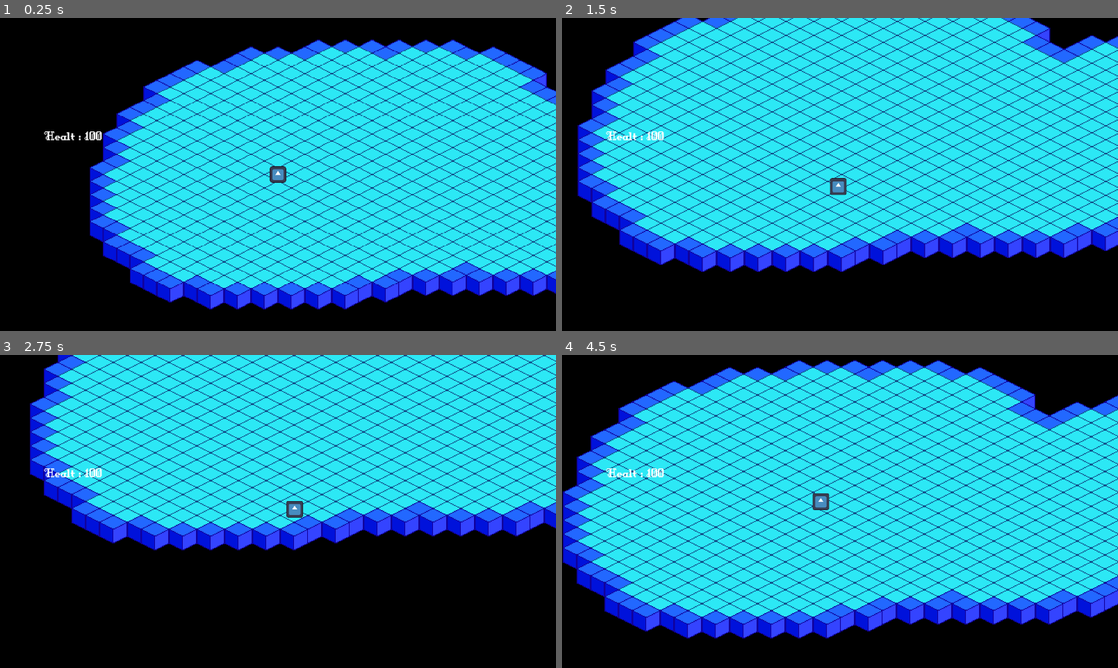
Above: before the commit, frames 1-4 (two rows, left to right).
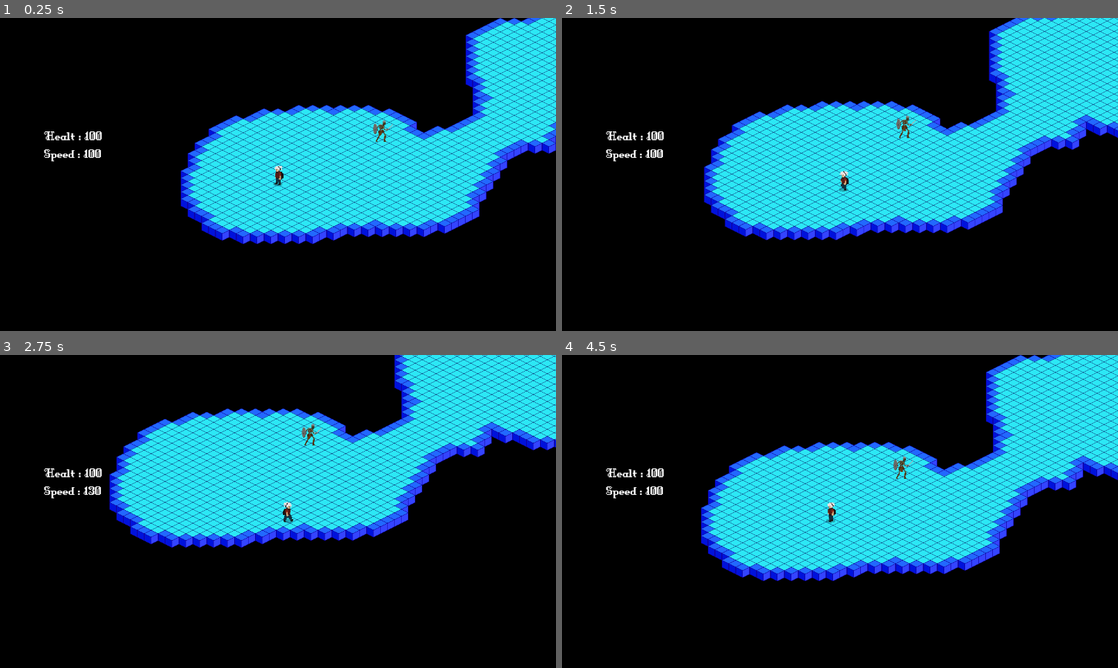
Above: after the commit, the same moments.

Repository: The-Sleety/GodotIsometricDemo
Game: Godot game, scene res://Scenes/world_test.tscn
Two runs of this game, one before a commit and one after it. Both use one fixed random seed, a clock stepped at 60 frames per second and the inputs below. The engine's default icon, where the game draws it, is replaced by a stand-in: a white triangle on a blue panel in a dark square.
Inputs (mouse positions are in pixels of both pictures, inside the frame that each line leads up to):
- Up to frame 1 (0.25 s): no input
- Up to frame 2 (1.5 s): move the mouse to (962, 158) at 0.52 s; hold Right (right) 0.53-1.28 s; hold Shift (run, bound only after the commit) 0.53-1.28 s; click (962, 158) at 0.67 s; move the mouse to (728, 190) at 1.27 s; hold Down (down) from 1.28 s (still down); tap Shift (run, bound only after the commit) at 1.35 s
- Up to frame 3 (2.75 s): move the mouse to (333, 442) at 2.02 s; release Down (down) at 2.03 s; hold Right (right) from 2.03 s (still down); hold Shift (run, bound only after the commit) from 2.03 s (still down)
- Up to frame 4 (4.5 s): move the mouse to (812, 574) at 2.77 s; release Right (right) at 2.78 s; release Shift (run, bound only after the commit) at 2.78 s; hold Up (ui_up) 2.78-3.53 s; tap Shift (run, bound only after the commit) at 2.85, 4.35 s; click (812, 574) at 2.92 s; move the mouse to (1006, 558) at 3.52 s; hold Shift (run, bound only after the commit) 3.53-4.28 s; hold Left (left) from 3.53 s (still down); move the mouse to (673, 464) at 4.27 s

The runs differ from the first frame. In frame 1, 52% of the frame differs, in the area x 7-100%, y 0-94%; in frame 2, 56%; in frame 3, 39%; in frame 4, 65%, in the area x 0-100%, y 0-91%.

Commit message:
player animation sprites and some removed code

Diff:
--- a/Scenes/Player.tscn
+++ b/Scenes/Player.tscn
@@ -1,25 +1,200 @@
-[gd_scene load_steps=5 format=3 uid="uid://lf4l0mdihsso"]
+[gd_scene load_steps=9 format=3 uid="uid://lf4l0mdihsso"]
 
 [ext_resource type="Script" path="res://Scripts/Player.gd" id="1_e55tr"]
-[ext_resource type="Texture2D" uid="uid://b85noi361il05" path="res://icon.svg" id="2_g8pab"]
-[ext_resource type="Script" path="res://Scripts/Camera2D.gd" id="3_3iq0a"]
+[ext_resource type="Texture2D" uid="uid://dqv11gu57ws4e" path="res://Assets/Player/_side idle.png" id="2_lxhyq"]
+[ext_resource type="Texture2D" uid="uid://cnddoxvttlwsp" path="res://Assets/Player/_side walk.png" id="4_jyvry"]
 
 [sub_resource type="RectangleShape2D" id="RectangleShape2D_0kvdi"]
-size = Vector2(133.333, 33.3333)
-
-[node name="Player" type="CharacterBody2D"]
+size = Vector2(9.33333, 5.33332)
+
+[sub_resource type="Animation" id="Animation_hmtxf"]
+length = 0.001
+tracks/0/type = "value"
+tracks/0/imported = false
+tracks/0/enabled = true
+tracks/0/path = NodePath("Sprite2D:texture")
+tracks/0/interp = 1
+tracks/0/loop_wrap = true
+tracks/0/keys = {
+"times": PackedFloat32Array(0),
+"transitions": PackedFloat32Array(1),
+"update": 1,
+"values": [ExtResource("2_lxhyq")]
+}
+tracks/1/type = "value"
+tracks/1/imported = false
+tracks/1/enabled = true
+tracks/1/path = NodePath("Sprite2D:hframes")
+tracks/1/interp = 1
+tracks/1/loop_wrap = true
+tracks/1/keys = {
+"times": PackedFloat32Array(0),
+"transitions": PackedFloat32Array(1),
+"update": 1,
+"values": [4]
+}
+tracks/2/type = "value"
+tracks/2/imported = false
+tracks/2/enabled = true
+tracks/2/path = NodePath("Sprite2D:vframes")
+tracks/2/interp = 1
+tracks/2/loop_wrap = true
+tracks/2/keys = {
+"times": PackedFloat32Array(0),
+"transitions": PackedFloat32Array(1),
+"update": 1,
+"values": [2]
+}
+tracks/3/type = "value"
+tracks/3/imported = false
+tracks/3/enabled = true
+tracks/3/path = NodePath("Sprite2D:frame")
+tracks/3/interp = 1
+tracks/3/loop_wrap = true
+tracks/3/keys = {
+"times": PackedFloat32Array(0),
+"transitions": PackedFloat32Array(1),
+"update": 1,
+"values": [0]
+}
+
+[sub_resource type="Animation" id="Animation_3fwax"]
+resource_name = "idle"
+length = 0.65
+loop_mode = 1
+step = 0.166667
+tracks/0/type = "value"
+tracks/0/imported = false
+tracks/0/enabled = true
+tracks/0/path = NodePath("Sprite2D:texture")
+tracks/0/interp = 1
+tracks/0/loop_wrap = true
+tracks/0/keys = {
+"times": PackedFloat32Array(0),
+"transitions": PackedFloat32Array(1),
+"update": 1,
+"values": [ExtResource("2_lxhyq")]
+}
+tracks/1/type = "value"
+tracks/1/imported = false
+tracks/1/enabled = true
+tracks/1/path = NodePath("Sprite2D:hframes")
+tracks/1/interp = 1
+tracks/1/loop_wrap = true
+tracks/1/keys = {
+"times": PackedFloat32Array(0),
+"transitions": PackedFloat32Array(1),
+"update": 1,
+"values": [4]
+}
+tracks/2/type = "value"
+tracks/2/imported = false
+tracks/2/enabled = true
+tracks/2/path = NodePath("Sprite2D:vframes")
+tracks/2/interp = 1
+tracks/2/loop_wrap = true
+tracks/2/keys = {
+"times": PackedFloat32Array(0),
+"transitions": PackedFloat32Array(1),
+"update": 1,
+"values": [2]
+}
+tracks/3/type = "value"
+tracks/3/imported = false
+tracks/3/enabled = true
+tracks/3/path = NodePath("Sprite2D:frame")
+tracks/3/interp = 1
+tracks/3/loop_wrap = true
+tracks/3/keys = {
+"times": PackedFloat32Array(0, 0.2, 0.4, 0.6),
+"transitions": PackedFloat32Array(1, 1, 1, 1),
+"update": 1,
+"values": [0, 1, 2, 3]
+}
+
+[sub_resource type="Animation" id="Animation_pg5jk"]
+resource_name = "walk"
+tracks/0/type = "value"
+tracks/0/imported = false
+tracks/0/enabled = true
+tracks/0/path = NodePath("Sprite2D:texture")
+tracks/0/interp = 1
+tracks/0/loop_wrap = true
+tracks/0/keys = {
+"times": PackedFloat32Array(0),
+"transitions": PackedFloat32Array(1),
+"update": 1,
+"values": [ExtResource("4_jyvry")]
+}
+tracks/1/type = "value"
+tracks/1/imported = false
+tracks/1/enabled = true
+tracks/1/path = NodePath("Sprite2D:hframes")
+tracks/1/interp = 1
+tracks/1/loop_wrap = true
+tracks/1/keys = {
+"times": PackedFloat32Array(0),
+"transitions": PackedFloat32Array(1),
+"update": 1,
+"values": [4]
+}
+tracks/2/type = "value"
+tracks/2/imported = false
+tracks/2/enabled = true
+tracks/2/path = NodePath("Sprite2D:vframes")
+tracks/2/interp = 1
+tracks/2/loop_wrap = true
+tracks/2/keys = {
+"times": PackedFloat32Array(0),
+"transitions": PackedFloat32Array(1),
+"update": 1,
+"values": [2]
+}
+tracks/3/type = "value"
+tracks/3/imported = false
+tracks/3/enabled = true
+tracks/3/path = NodePath("Sprite2D:frame")
+tracks/3/interp = 1
+tracks/3/loop_wrap = true
+tracks/3/keys = {
+"times": PackedFloat32Array(0, 0.2, 0.4, 0.6, 0.8, 0.9),
+"transitions": PackedFloat32Array(1, 1, 1, 1, 1, 1),
+"update": 1,
+"values": [0, 1, 2, 3, 4, 5]
+}
+
+[sub_resource type="AnimationLibrary" id="AnimationLibrary_6jqgk"]
+_data = {
+"RESET": SubResource("Animation_hmtxf"),
+"idle": SubResource("Animation_3fwax"),
+"walk": SubResource("Animation_pg5jk")
+}
+
+[node name="Player" type="CharacterBody2D" groups=["Player"]]
 z_index = 1
 y_sort_enabled = true
-scale = Vector2(0.15, 0.15)
+scale = Vector2(1.5, 1.5)
+collision_layer = 3
 script = ExtResource("1_e55tr")
+runSpeed = 130
 
 [node name="Sprite2D" type="Sprite2D" parent="."]
-texture = ExtResource("2_g8pab")
+texture = ExtResource("2_lxhyq")
+hframes = 4
+vframes = 2
 
 [node name="CollisionShape2D" type="CollisionShape2D" parent="."]
-position = Vector2(-1.98682e-07, 50)
+position = Vector2(0.666667, 14)
 shape = SubResource("RectangleShape2D_0kvdi")
 
 [node name="Camera2D" type="Camera2D" parent="."]
 position_smoothing_enabled = true
-script = ExtResource("3_3iq0a")
+
+[node name="CooldownTimer" type="Timer" parent="."]
+
+[node name="AnimationPlayer" type="AnimationPlayer" parent="."]
+libraries = {
+"": SubResource("AnimationLibrary_6jqgk")
+}
+
+[connection signal="timeout" from="CooldownTimer" to="." method="_on_cooldown_timer_timeout"]
--- /dev/null
+++ b/Scenes/cspookyscaryskeleton.tscn
@@ -0,0 +1,275 @@
+[gd_scene load_steps=40 format=3 uid="uid://32p8gmqr53g1"]
+
+[ext_resource type="Script" path="res://Scenes/skeleton.gd" id="1_1g2mp"]
+[ext_resource type="Texture2D" uid="uid://bbonuyc1yq4p1" path="res://Assets/skeleton/Idle.png" id="1_e5mqo"]
+[ext_resource type="Texture2D" uid="uid://dhg6ln6g7gily" path="res://Assets/skeleton/Attack.png" id="1_t2707"]
+[ext_resource type="Texture2D" uid="uid://dgfwlin2fo3s6" path="res://Assets/skeleton/Shield.png" id="2_hj7v6"]
+[ext_resource type="Texture2D" uid="uid://b3jimuln7tsrj" path="res://Assets/skeleton/Death.png" id="3_piqor"]
+[ext_resource type="Texture2D" uid="uid://baho6nnrqj2gc" path="res://Assets/skeleton/Take Hit.png" id="4_jvgj5"]
+[ext_resource type="Texture2D" uid="uid://dqbdmod8afauj" path="res://Assets/skeleton/Walk.png" id="7_vt3c7"]
+
+[sub_resource type="AtlasTexture" id="AtlasTexture_grx3r"]
+atlas = ExtResource("1_t2707")
+region = Rect2(0, 0, 150, 150)
+
+[sub_resource type="AtlasTexture" id="AtlasTexture_1hfv5"]
+atlas = ExtResource("1_t2707")
+region = Rect2(150, 0, 150, 150)
+
+[sub_resource type="AtlasTexture" id="AtlasTexture_acb44"]
+atlas = ExtResource("1_t2707")
+region = Rect2(300, 0, 150, 150)
+
+[sub_resource type="AtlasTexture" id="AtlasTexture_nwyrr"]
+atlas = ExtResource("1_t2707")
+region = Rect2(450, 0, 150, 150)
+
+[sub_resource type="AtlasTexture" id="AtlasTexture_74y7t"]
+atlas = ExtResource("1_t2707")
+region = Rect2(600, 0, 150, 150)
+
+[sub_resource type="AtlasTexture" id="AtlasTexture_p6jth"]
+atlas = ExtResource("1_t2707")
+region = Rect2(750, 0, 150, 150)
+
+[sub_resource type="AtlasTexture" id="AtlasTexture_mv1hd"]
+atlas = ExtResource("1_t2707")
+region = Rect2(900, 0, 150, 150)
+
+[sub_resource type="AtlasTexture" id="AtlasTexture_b47ut"]
+atlas = ExtResource("1_t2707")
+region = Rect2(1050, 0, 150, 150)
+
+[sub_resource type="AtlasTexture" id="AtlasTexture_41vh6"]
+atlas = ExtResource("2_hj7v6")
+region = Rect2(0, 0, 150, 150)
+
+[sub_resource type="AtlasTexture" id="AtlasTexture_ry5it"]
+atlas = ExtResource("2_hj7v6")
+region = Rect2(150, 0, 150, 150)
+
+[sub_resource type="AtlasTexture" id="AtlasTexture_8engr"]
+atlas = ExtResource("2_hj7v6")
+region = Rect2(300, 0, 150, 150)
+
+[sub_resource type="AtlasTexture" id="AtlasTexture_s2dn1"]
+atlas = ExtResource("2_hj7v6")
+region = Rect2(450, 0, 150, 150)
+
+[sub_resource type="AtlasTexture" id="AtlasTexture_kj0gw"]
+atlas = ExtResource("3_piqor")
+region = Rect2(0, 0, 150, 150)
+
+[sub_resource type="AtlasTexture" id="AtlasTexture_vbobh"]
+atlas = ExtResource("3_piqor")
+region = Rect2(150, 0, 150, 150)
+
+[sub_resource type="AtlasTexture" id="AtlasTexture_a1evu"]
+atlas = ExtResource("3_piqor")
+region = Rect2(300, 0, 150, 150)
+
+[sub_resource type="AtlasTexture" id="AtlasTexture_ttmde"]
+atlas = ExtResource("3_piqor")
+region = Rect2(450, 0, 150, 150)
+
+[sub_resource type="AtlasTexture" id="AtlasTexture_d130l"]
+atlas = ExtResource("4_jvgj5")
+region = Rect2(0, 0, 150, 150)
+
+[sub_resource type="AtlasTexture" id="AtlasTexture_wk7ds"]
+atlas = ExtResource("4_jvgj5")
+region = Rect2(150, 0, 150, 150)
+
+[sub_resource type="AtlasTexture" id="AtlasTexture_xgp4d"]
+atlas = ExtResource("4_jvgj5")
+region = Rect2(300, 0, 150, 150)
+
+[sub_resource type="AtlasTexture" id="AtlasTexture_e4eui"]
+atlas = ExtResource("4_jvgj5")
+region = Rect2(450, 0, 150, 150)
+
+[sub_resource type="AtlasTexture" id="AtlasTexture_w0j31"]
+atlas = ExtResource("1_e5mqo")
+region = Rect2(0, 0, 150, 150)
+
+[sub_resource type="AtlasTexture" id="AtlasTexture_vt4qt"]
+atlas = ExtResource("1_e5mqo")
+region = Rect2(150, 0, 150, 150)
+
+[sub_resource type="AtlasTexture" id="AtlasTexture_ko0vm"]
+atlas = ExtResource("1_e5mqo")
+region = Rect2(300, 0, 150, 150)
+
+[sub_resource type="AtlasTexture" id="AtlasTexture_me372"]
+atlas = ExtResource("1_e5mqo")
+region = Rect2(450, 0, 150, 150)
+
+[sub_resource type="AtlasTexture" id="AtlasTexture_7acvs"]
+atlas = ExtResource("7_vt3c7")
+region = Rect2(0, 0, 150, 150)
+
+[sub_resource type="AtlasTexture" id="AtlasTexture_fh83l"]
+atlas = ExtResource("7_vt3c7")
+region = Rect2(150, 0, 150, 150)
+
+[sub_resource type="AtlasTexture" id="AtlasTexture_kp3g6"]
+atlas = ExtResource("7_vt3c7")
+region = Rect2(300, 0, 150, 150)
+
+[sub_resource type="AtlasTexture" id="AtlasTexture_x6c5p"]
+atlas = ExtResource("7_vt3c7")
+region = Rect2(450, 0, 150, 150)
+
+[sub_resource type="SpriteFrames" id="SpriteFrames_6bi6f"]
+animations = [{
+"frames": [{
+"duration": 1.0,
+"texture": SubResource("AtlasTexture_grx3r")
+}, {
+"duration": 1.0,
+"texture": SubResource("AtlasTexture_1hfv5")
+}, {
+"duration": 1.0,
+"texture": SubResource("AtlasTexture_acb44")
+}, {
+"duration": 1.0,
+"texture": SubResource("AtlasTexture_nwyrr")
+}, {
+"duration": 1.0,
+"texture": SubResource("AtlasTexture_74y7t")
+}, {
+"duration": 1.0,
+"texture": SubResource("AtlasTexture_p6jth")
+}, {
+"duration": 1.0,
+"texture": SubResource("AtlasTexture_mv1hd")
+}, {
+"duration": 1.0,
+"texture": SubResource("AtlasTexture_b47ut")
+}],
+"loop": true,
+"name": &"Attack",
+"speed": 10.0
+}, {
+"frames": [{
+"duration": 1.0,
+"texture": SubResource("AtlasTexture_41vh6")
+}, {
+"duration": 1.0,
+"texture": SubResource("AtlasTexture_ry5it")
+}, {
+"duration": 1.0,
+"texture": SubResource("AtlasTexture_8engr")
+}, {
+"duration": 1.0,
+"texture": SubResource("AtlasTexture_s2dn1")
+}],
+"loop": true,
+"name": &"Block",
+"speed": 5.0
+}, {
+"frames": [{
+"duration": 1.0,
+"texture": SubResource("AtlasTexture_kj0gw")
+}, {
+"duration": 1.0,
+"texture": SubResource("AtlasTexture_vbobh")
+}, {
+"duration": 1.0,
+"texture": SubResource("AtlasTexture_a1evu")
+}, {
+"duration": 1.0,
+"texture": SubResource("AtlasTexture_ttmde")
+}],
+"loop": true,
+"name": &"Death",
+"speed": 6.0
+}, {
+"frames": [{
+"duration": 1.0,
+"texture": SubResource("AtlasTexture_d130l")
+}, {
+"duration": 1.0,
+"texture": SubResource("AtlasTexture_wk7ds")
+}, {
+"duration": 1.0,
+"texture": SubResource("AtlasTexture_xgp4d")
+}, {
+"duration": 1.0,
+"texture": SubResource("AtlasTexture_e4eui")
+}],
+"loop": true,
+"name": &"TakeHit",
+"speed": 6.0
+}, {
+"frames": [{
+"duration": 1.0,
+"texture": SubResource("AtlasTexture_w0j31")
+}, {
+"duration": 1.0,
+"texture": SubResource("AtlasTexture_vt4qt")
+}, {
+"duration": 1.0,
+"texture": SubResource("AtlasTexture_ko0vm")
+}, {
+"duration": 1.0,
+"texture": SubResource("AtlasTexture_me372")
+}],
+"loop": true,
+"name": &"idle",
+"speed": 8.0
+}, {
+"frames": [{
+"duration": 1.0,
+"texture": SubResource("AtlasTexture_7acvs")
+}, {
+"duration": 1.0,
+"texture": SubResource("AtlasTexture_fh83l")
+}, {
+"duration": 1.0,
+"texture": SubResource("AtlasTexture_kp3g6")
+}, {
+"duration": 1.0,
+"texture": SubResource("AtlasTexture_x6c5p")
+}],
+"loop": true,
+"name": &"walk",
+"speed": 6.0
+}]
+
+[sub_resource type="CircleShape2D" id="CircleShape2D_yoa2j"]
+radius = 106.005
+
+[sub_resource type="CircleShape2D" id="CircleShape2D_f67r4"]
+
+[sub_resource type="CircleShape2D" id="CircleShape2D_hhexq"]
+radius = 19.0
+
+[node name="SpookyScarySkeleton" type="CharacterBody2D" groups=["Enemy"]]
+collision_layer = 2
+collision_mask = 2
+script = ExtResource("1_1g2mp")
+
+[node name="Animated Sprite" type="AnimatedSprite2D" parent="."]
+sprite_frames = SubResource("SpriteFrames_6bi6f")
+animation = &"idle"
+frame_progress = 0.808706
+
+[node name="DetectionArea" type="Area2D" parent="."]
+
+[node name="CollisionShape2D" type="CollisionShape2D" parent="DetectionArea"]
+shape = SubResource("CircleShape2D_yoa2j")
+
+[node name="CollisionShape2D" type="CollisionShape2D" parent="."]
+position = Vector2(4, 17)
+shape = SubResource("CircleShape2D_f67r4")
+
+[node name="hitbox" type="Area2D" parent="."]
+
+[node name="CollisionShape2D2" type="CollisionShape2D" parent="hitbox"]
+position = Vector2(5, 2)
+shape = SubResource("CircleShape2D_hhexq")
+
+[connection signal="body_entered" from="DetectionArea" to="." method="_on_detection_area_body_entered"]
+[connection signal="body_exited" from="DetectionArea" to="." method="_on_detection_area_body_exited"]
+[connection signal="area_entered" from="hitbox" to="." method="_on_hitbox_area_entered"]
--- /dev/null
+++ b/Scenes/skeleton.gd
@@ -0,0 +1,48 @@
+extends CharacterBody2D
+
+@onready var anim = $"Animated Sprite"
+
+
+
+@export var speed : float = 50
+@export var health = 100
+var damage = 10
+
+var dead = false
+var player_in_area = false
+var player
+
+func _ready():
+	dead = false
+
+func _physics_process(delta):
+	if !dead:
+		$DetectionArea/CollisionShape2D.disabled = false
+		if player_in_area:
+			position += (player.position - position) / speed
+			anim.play("walk")
+			if (player.position.x - position.x) < 0:
+				anim.flip_h = true
+			else:
+				anim.flip_h = false
+		else:
+			anim.play("idle")
+
+
+	if dead:
+		$DetectionArea/CollisionShape2D.disabled = true
+
+func _on_detection_area_body_entered(body):
+	if body.is_in_group("Player"):
+		player_in_area = true
+		player = body
+
+
+func _on_detection_area_body_exited(body):
+	if body.is_in_group("Player"):
+		player_in_area = false
+		player = body
+
+
+func _on_hitbox_area_entered(area):
+	pass # Replace with function body.
--- a/Scenes/world_test.tscn
+++ b/Scenes/world_test.tscn
@@ -1,9 +1,10 @@
-[gd_scene load_steps=7 format=3 uid="uid://cfg64b7smyyhn"]
+[gd_scene load_steps=8 format=3 uid="uid://cfg64b7smyyhn"]
 
 [ext_resource type="FontFile" uid="uid://dejs38nj1b5eg" path="res://Assets/DungeonFont.ttf" id="1_jho5m"]
 [ext_resource type="Texture2D" uid="uid://cv1i1l4peyl88" path="res://Assets/Isometric-SpriteSheet.png" id="1_yvnvq"]
 [ext_resource type="Script" path="res://Scripts/TileMap.gd" id="2_8w8ck"]
 [ext_resource type="PackedScene" uid="uid://lf4l0mdihsso" path="res://Scenes/Player.tscn" id="2_myhhu"]
+[ext_resource type="PackedScene" uid="uid://32p8gmqr53g1" path="res://Scenes/cspookyscaryskeleton.tscn" id="5_4loeh"]
 
 [sub_resource type="TileSetAtlasSource" id="TileSetAtlasSource_51d0r"]
 texture = ExtResource("1_yvnvq")
@@ -44,6 +45,15 @@
 theme_override_font_sizes/font_size = 33
 text = "Health : "
 
+[node name="Speed" type="Label" parent="CanvasLayer"]
+offset_left = 101.0
+offset_top = 297.0
+offset_right = 210.0
+offset_bottom = 331.0
+theme_override_fonts/font = ExtResource("1_jho5m")
+theme_override_font_sizes/font_size = 33
+text = "sPEED : "
+
 [node name="TileMap" type="TileMap" parent="."]
 y_sort_enabled = true
 tile_set = SubResource("TileSet_15avu")
@@ -59,3 +69,6 @@
 script = ExtResource("2_8w8ck")
 
 [node name="Player" parent="." instance=ExtResource("2_myhhu")]
+
+[node name="CharacterBody2D" parent="." instance=ExtResource("5_4loeh")]
+position = Vector2(234, -101)
--- a/Scripts/Player.gd
+++ b/Scripts/Player.gd
@@ -4,59 +4,62 @@
 
 @export_category("Texts and onreadies")
 @onready var healtText = $"../CanvasLayer/Healt"
+@onready var cooldown_timer = $CooldownTimer
+@onready var anim = $AnimationPlayer
+@onready var player_sprite = $Sprite2D
+@onready var speedText = $"../CanvasLayer/Speed"
+
 
 @export_category("Movement")
 @export var speed = 100
+@export var runSpeed = 120
 @export var acceleration = 2000
 @export var friction = 450
 
 @export_category("Stats")
-@export var healt = 100
-@export var protection = 0
-@export var baseDamage = 0
+@export var healt : int = 100
+@export var protection : float = 0
+@export var baseDamage  : int = 0
 var is_dead = false
 var can_move = true
+var is_running : bool = true
 
 var input = Vector2.ZERO
 
+func _ready():
+	anim.play("idle")
+
 func _process(delta):
 	healtText.text = "Healt : " + str(healt)
+	speedText.text = "Speed : " + str(speed)
+
 
 func _physics_process(delta):
-	player_movement(delta)
-
-func cartesian_to_isometric(cartesian):
-	var screen_pos = Vector2()
-	screen_pos.x = cartesian.x - cartesian.y
-	screen_pos.y = (cartesian.x + cartesian.y) /2
-	return screen_pos
+	get_input()
 
 func get_input():
-	input.x = int(Input.is_action_pressed("right")) - int(Input.is_action_pressed("left"))
-	input.y = int(Input.is_action_pressed("down")) - int(Input.is_action_pressed("up"))
-	return input.normalized()
-
-
-func player_movement(delta):
-	input = get_input()
-	if input == Vector2.ZERO:
-		if velocity.length() > (friction * delta):
-			velocity -= velocity.normalized() * (friction * delta)
-		else:
-			velocity = Vector2.ZERO
+	var input_direction = Input.get_vector("left", "right", "up", "down")
+	velocity = input_direction * speed
+	if Input.is_action_pressed("run"):
+		is_running = true
+		speed = runSpeed
 	else:
-		#velocity += (input * acceleration * delta)
-		velocity = velocity.limit_length(speed)
-
-		velocity += cartesian_to_isometric(input * acceleration * delta)
+		speed = 100
+	if input_direction.x == -1:
+		anim.play("walk")
+		player_sprite.flip_h = false
+	if input_direction.x == 1:
+		anim.play("walk")
+		player_sprite.flip_h = true
+	if input_direction.y == -1:
+		anim.play("walk")
+		player_sprite.flip_h = true
+	if input_direction.y == 1:
+		anim.play("walk")
+		player_sprite.flip_h = false
 	move_and_slide()
 
 
-func GetDamaged():
-	if healt != 0:
-		healt -= 5
-	if healt == 0:
-		die()
 
 func die():
 	queue_free()
--- a/project.godot
+++ b/project.godot
@@ -20,6 +20,10 @@
 
 window/size/viewport_width=1280
 window/size/viewport_height=720
+
+[dotnet]
+
+project/assembly_name="IsometricDemo"
 
 [input]
 
@@ -47,6 +51,11 @@
 , Object(InputEventKey,"resource_local_to_scene":false,"resource_name":"","device":-1,"window_id":0,"alt_pressed":false,"shift_pressed":false,"ctrl_pressed":false,"meta_pressed":false,"pressed":false,"keycode":0,"physical_keycode":83,"key_label":0,"unicode":115,"echo":false,"script":null)
 ]
 }
+run={
+"deadzone": 0.5,
+"events": [Object(InputEventKey,"resource_local_to_scene":false,"resource_name":"","device":-1,"window_id":0,"alt_pressed":false,"shift_pressed":false,"ctrl_pressed":false,"meta_pressed":false,"pressed":false,"keycode":0,"physical_keycode":4194325,"key_label":0,"unicode":0,"echo":false,"script":null)
+]
+}
 
 [rendering]
 
Binary file added: Assets/Player/_side attack.png
Not shown, added: Assets/Player/_side attack.png.import
Binary file added: Assets/Player/_side idle.png
Not shown, added: Assets/Player/_side idle.png.import
Binary file added: Assets/Player/_side walk.png
Not shown, added: Assets/Player/_side walk.png.import
Binary file added: Assets/Player/_up walk.png
Not shown, added: Assets/Player/_up walk.png.import
Binary file added: Assets/skeleton/Attack.png
Not shown, added: Assets/skeleton/Attack.png.import
Binary file added: Assets/skeleton/Death.png
Not shown, added: Assets/skeleton/Death.png.import
(and 11 more such lines)
